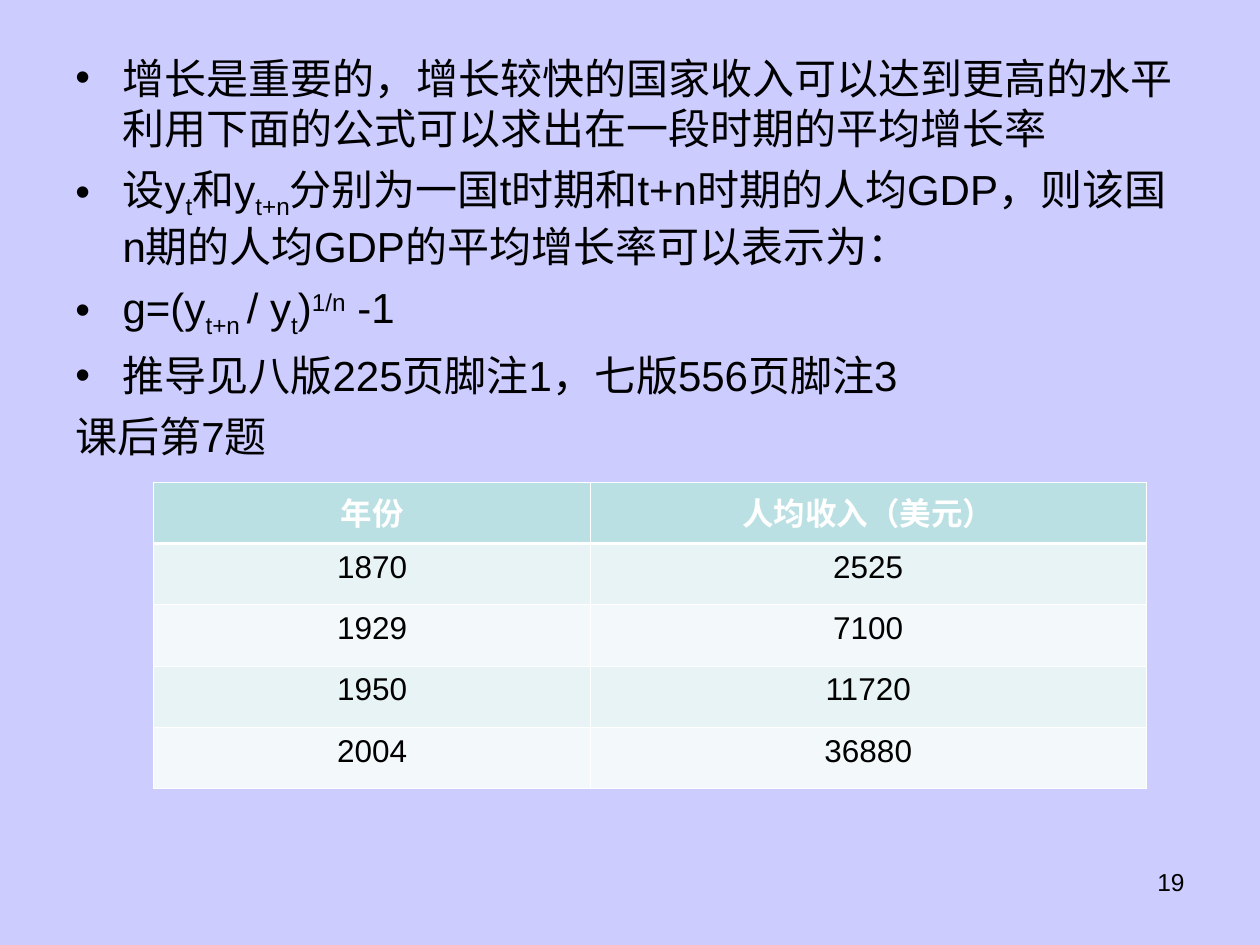
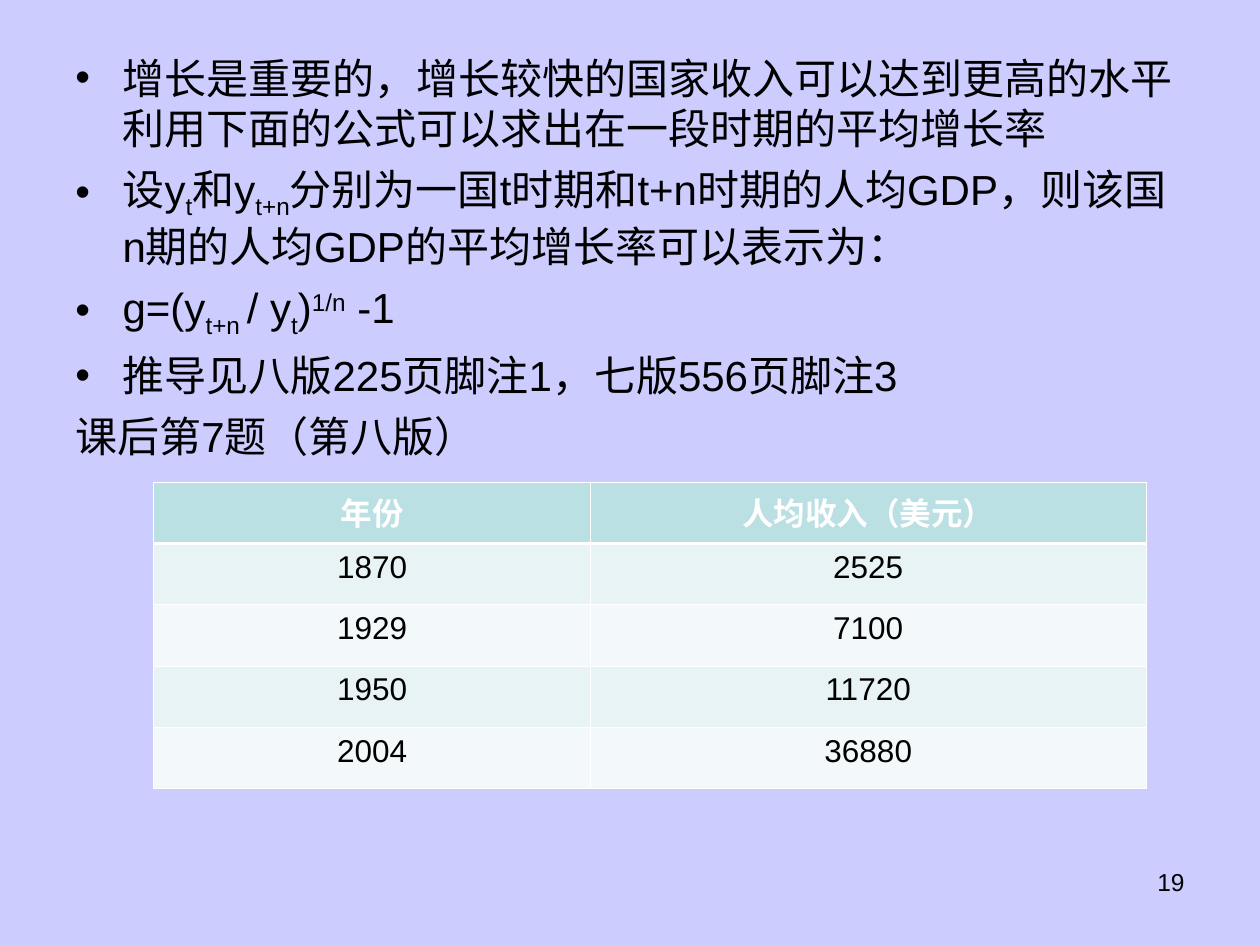
Before and after one commit to dhndzwxj/Teaching_assistant, a slide deck: slide 19 of 宏观原理课件/第8章 经济增长新.ppt. Drawn at 1260x945 pixels with LibreOffice and Linux fonts; fonts in the diff are those of the drawing. Boxes give left, top, right and bottom in pixels: in the first picture for what was removed or moved away, otherwise in the second. Text is boxed around its words. In the diff, an @@ line names an element or a change of style, - is before the commit and + after.

```diff
--- a/宏观原理课件/第8章 经济增长新.ppt
+++ b/宏观原理课件/第8章 经济增长新.ppt
@@ text at [75,416,476,456]: text changed @@
-课后第7题
+课后第7题（第八版）
```
Also in this commit, not shown: 6 other slides changed, 4 slides added, 2 slides removed.
